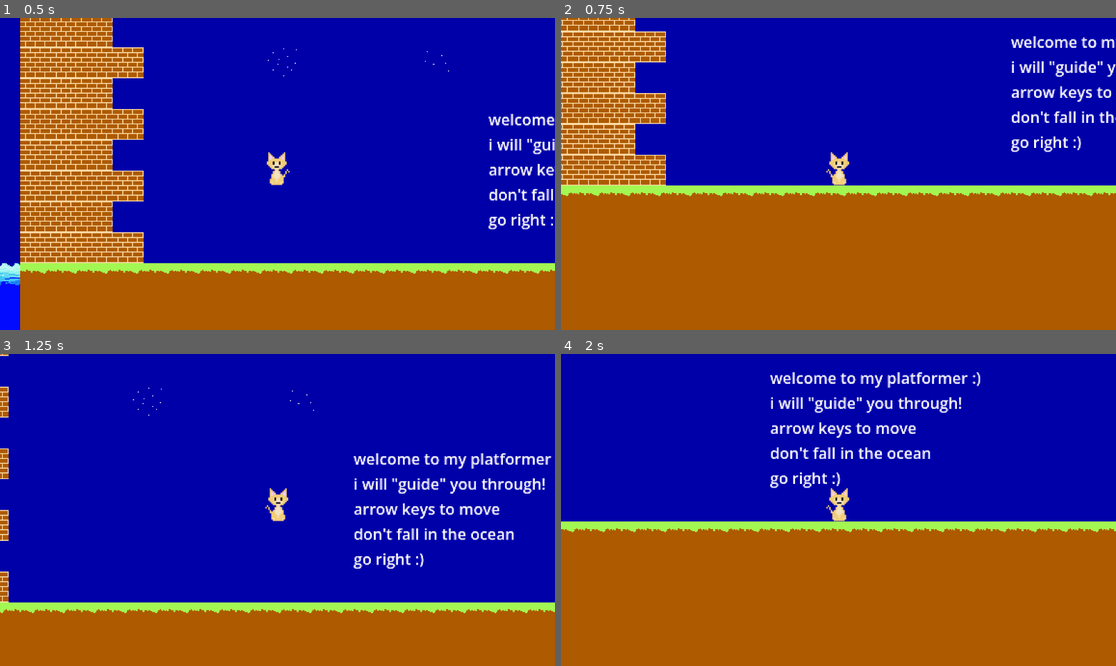
Above: before the commit, frames 1-4 (two rows, left to right).
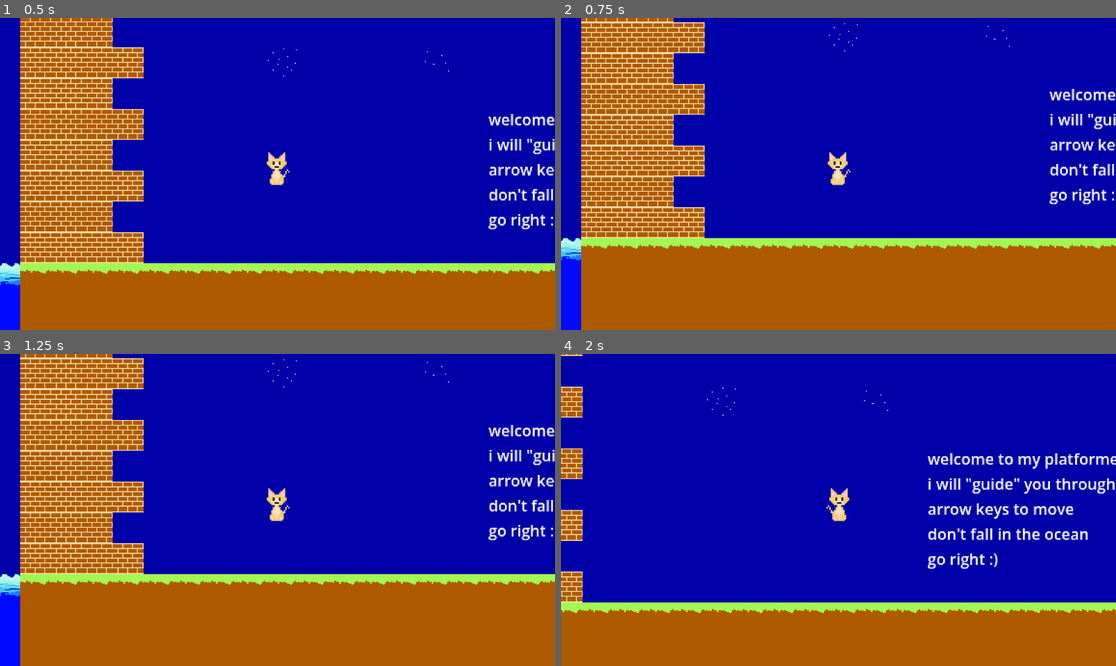
Above: after the commit, the same moments.

Repository: vincentchen18/cat-platformer
Game: Godot game, scene res://level.tscn
The game is run twice, just before and just after one commit, with the same random seed, the same clock (stepped at 60 frames per second) and the same inputs.
Inputs (mouse positions are in pixels of both pictures, inside the frame that each line leads up to):
- Up to frame 1 (0.5 s): no input
- Up to frame 2 (0.75 s): tap Enter (ui_accept) at 0.5 s; move the mouse to (960, 158) at 0.52 s; hold Right (ui_right) from 0.53 s (still down); hold F from 0.53 s (still down); click (960, 158) at 0.67 s
- Up to frame 3 (1.25 s): keep holding Right (ui_right); keep holding F; tap Enter (ui_accept) at 0.77 s
- Up to frame 4 (2 s): keep holding Right (ui_right); move the mouse to (727, 525) at 1.27 s; release F at 1.28 s; tap F at 1.35 s; tap Enter (ui_accept) at 1.52 s

Frame 1 is identical in both runs. In frame 2, 31% of the frame differs, in the area x 0-100%, y 0-100%; in frame 3, 31%; in frame 4, 34%, in the area x 0-100%, y 0-84%.

Commit message:
add temporary flight (press f) for debugging

Diff:
--- a/player.gd
+++ b/player.gd
@@ -16,10 +16,28 @@
 var yvelocity: float = 0.0
 @onready var sprite: Node2D = $Sprite2D
 
+## DEBUG LINES: REMOVE THESE WHEN SHIP PROJECT ##
+var flying = false
+const FLY_SPEED = 400.0
+var fly_pressed_last = false
+##
+
+
 func _ready():
 	checkpoint_position = global_position  # start point is the first checkpoint
 
 func _physics_process(delta):
+	## DEBUG CODE
+	# toggle fly mode with F
+	if Input.is_key_pressed(KEY_F) and not fly_pressed_last:
+		flying = not flying
+		velocity = Vector2.ZERO
+	fly_pressed_last = Input.is_key_pressed(KEY_F)
+
+	if flying:
+		fly_movement(delta)
+		return   # skip all normal movement/gravity/death
+	## END DEBUG CODE
 	if coyote_timer > 0:
 		coyote_timer -= delta
 	# gravity
@@ -109,3 +127,17 @@
 						boostvelocity = dir * push_force       # horizontal
 				break
 	on_arrow = found
+
+# MORE DEBUG CODE
+func fly_movement(delta):
+	var dir = Vector2.ZERO
+	if Input.is_key_pressed(KEY_A):
+		dir.x -= 1
+	if Input.is_key_pressed(KEY_D):
+		dir.x += 1
+	if Input.is_key_pressed(KEY_W):
+		dir.y -= 1
+	if Input.is_key_pressed(KEY_S):
+		dir.y += 1
+	velocity = dir.normalized() * FLY_SPEED
+	move_and_slide()
